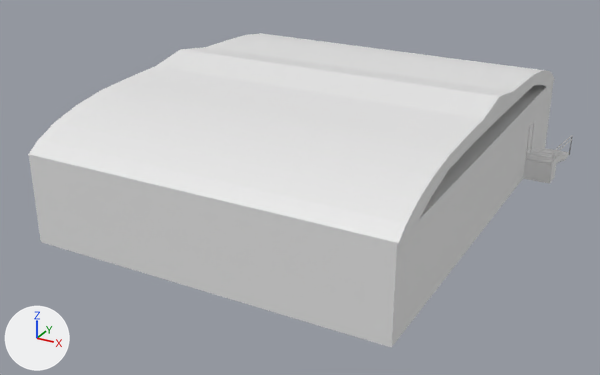
What one commit did to the FBX model PrimerJuego/Assets/Prefabs/Bunker.fbx.
The view is the same before and after, from a 50 mm camera at (32.8, -50.3, 31.1) aimed at (5.2, -0.2, 6.1). Every picture has the same lights, and +X, +Y and +Z are marked at lower left. Where no turn or scale is listed for an object, it has been applied to the vertices. Vertices at the same position are counted once.

Script lines for the objects in view, before the commit:
```python
mat_material = principled_material('Material')
mat_material.base_color = (0.8, 0.8, 0.8)  # white #e7e7e7
me_cube = bpy.data.meshes.new('Cube')
me_cube.from_pydata(...)  # 24 vertices, 22 faces; spans x -13.0..13.0, y -17.0..17.0, z -3.2..3.2
me_cube.materials.append(mat_material)  # white #e7e7e7
me_cube_001 = bpy.data.meshes.new('Cube.001')
me_cube_001.from_pydata(...)  # a box spanning x -1.03..1.03, y -0.79..0.79, z -0.11..0.11; a box spanning x -1.03..1.03, y 0.0..1.58, z -0.33..-0.11; a box spanning x -1.03..1.03, y 0.79..2.36, z -0.55..-0.33; a box spanning x -1.03..1.03, y 1.58..3.15, z -0.77..-0.55; a box spanning x -1.03..1.03, y 2.36..3.94, z -0.99..-0.77; a box spanning x -1.03..1.03, y 3.15..4.73, z -1.2..-0.99; a box spanning x -1.03..1.03, y 3.94..5.52, z -1.42..-1.2; a box spanning x -1.03..1.03, y 4.73..6.3, z -1.64..-1.42
me_cube_003 = bpy.data.meshes.new('Cube.003')
me_cube_003.from_pydata(...)  # a box spanning x -0.04..0.04, y -0.78..0.78, z -0.87..0.87
me_cube_004 = bpy.data.meshes.new('Cube.004')
me_cube_004.from_pydata(...)  # 60 vertices, 58 faces; spans x -1.07..1.07, y -0.04..7.13, z -0.8..1.86
me_cylinder = bpy.data.meshes.new('Cylinder')
me_cylinder.from_pydata(...)  # 58 vertices, 42 faces; spans x -13.0..13.0, y -17.0..17.1, z -0.1..3.2
ob_almacen = bpy.data.objects.new('Almacen', me_cube)
ob_almacen.location = (5.8, 2.63, 8.09)
ob_cube_001 = bpy.data.objects.new('Cube.001', me_cube_003)
ob_cube_001.location = (20.87, 13.34, 5.75)
ob_cube_002 = bpy.data.objects.new('Cube.002', me_cube_004)
ob_cube_002.location = (19.84, 12.51, 5.68)
ob_escaleras = bpy.data.objects.new('Escaleras', me_cube_001)
ob_escaleras.location = (19.8, 13.34, 6.51)
ob_techo = bpy.data.objects.new('Techo', me_cylinder)
ob_techo.location = (5.82, 2.58, 11.31)
```
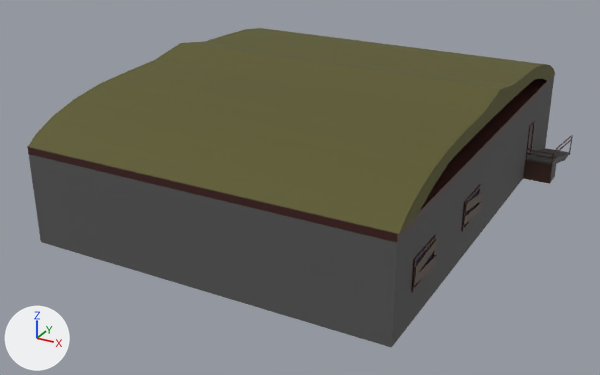
Diff of the bpy script that builds the scene:
```diff
--- a/PrimerJuego/Assets/Prefabs/Bunker.fbx.py
+++ b/PrimerJuego/Assets/Prefabs/Bunker.fbx.py
@@ mat_material @@
 mat_material = principled_material('Material')
-mat_material.base_color = (0.8, 0.8, 0.8)  # white #e7e7e7
+mat_material.base_color = (0.102, 0.096, 0.0212)  # dark yellow #5a5728
@@ mat_wood @@
+mat_wood = principled_material('Wood')
+mat_wood.base_color = (0.0452, 0.0085, 0.0064)  # dark red #3c1713
@@ me_cube_004 @@
 me_cube_004.from_pydata(...)  # 60 vertices, 58 faces; spans x -1.07..1.07, y -0.04..7.13, z -0.8..1.86
+me_cube_004.materials.append(mat_metal)  # brown #674e46
@@ me_cube @@
-me_cube.from_pydata(...)  # 24 vertices, 22 faces; spans x -13.0..13.0, y -17.0..17.0, z -3.2..3.2
+me_cube.from_pydata(...)  # 74 vertices, 71 faces; spans x -13.0..13.1, y -17.0..17.0, z -3.2..3.7
+# me_cube part 1
+# 8 faces are deleted
+# 38 vertices are added at x -13.0..13.1, y -14.5..10.7, z -3.2..3.2
+# 6 new vertices lie (0.0, 0.0, 0.5) away from vertices in x -13.0..13.0, y -17.0..17.0, z 3.2
+# 6 new vertices lie (0.0, 8.5, 0.0) away from vertices in x -13.0..13.0, y -17.0, z -3.2..3.7
+# 35 new faces join them, mat_wood (dark red #3c1713)
+# 20 new faces join them, mat_wall (dark grey #555555)
+# 2 new faces join them, mat_glass (dark blue #203471)
+# me_cube part 2: 4 faces spanning x -13.0..13.0, y -17.0..17.0, z -3.2..3.2 switch from mat_material (white #e7e7e7) to mat_wall (dark grey #555555)
+# me_cube part 3: 10 faces spanning x 13.0, y 10.0..11.4, z -1.4..1.2 switch from mat_material (white #e7e7e7) to mat_wood (dark red #3c1713)
+me_cube.materials.append(mat_glass)  # dark blue #203471
@@ me_cube_003 @@
 me_cube_003.from_pydata(...)  # 8 vertices, 6 faces; spans x -0.04..0.04, y -0.78..0.78, z -0.87..0.87
+me_cube_003.materials.append(mat_wall)  # dark grey #555555
@@ me_cylinder @@
 me_cylinder.from_pydata(...)  # 58 vertices, 42 faces; spans x -13.0..13.0, y -17.0..17.1, z -0.1..3.2
+me_cylinder.materials.append(mat_material)  # dark yellow #5a5728
@@ me_cube_001 @@
 me_cube_001.from_pydata(...)  # 64 vertices, 48 faces; spans x -1.03..1.03, y -0.79..6.3, z -1.64..0.11
+me_cube_001.materials.append(mat_wall)  # dark grey #555555
@@ me_cube_005 @@
+me_cube_005.from_pydata([(-0.09, -1.65, -0.15), (-0.08, -1.59, 0.46), (-0.02, 1.59, -0.46), (-0.01, 1.65, 0.15), (0.01, -1.65, -0.15), (0.02, -1.59, 0.46), (0.08, 1.59, -0.46), (0.09, 1.65, 0.15)], [], [(0, 1, 3, 2), (2, 3, 7, 6), (6, 7, 5, 4), (4, 5, 1, 0), (2, 6, 4, 0), (7, 3, 1, 5)])
+me_cube_005.materials.append(mat_wood2)  # brown #442e11
@@ me_cube_006 @@
+me_cube_006.from_pydata([(-0.05, -1.59, -0.46), (-0.05, -1.65, 0.15), (-0.05, 1.65, -0.15), (-0.05, 1.59, 0.46), (0.05, -1.59, -0.46), (0.05, -1.65, 0.15), (0.05, 1.65, -0.15), (0.05, 1.59, 0.46)], [], [(0, 1, 3, 2), (2, 3, 7, 6), (6, 7, 5, 4), (4, 5, 1, 0), (2, 6, 4, 0), (7, 3, 1, 5)])
+me_cube_006.materials.append(mat_wood2)  # brown #442e11
@@ me_cube_001_1 @@
+me_cube_001_1.from_pydata([(-0.05, -1.66, -0.04), (-0.05, -1.56, 0.56), (-0.05, 1.56, -0.56), (-0.05, 1.66, 0.04), (0.05, -1.66, -0.04), (0.05, -1.56, 0.56), (0.05, 1.56, -0.56), (0.05, 1.66, 0.04)], [], [(0, 1, 3, 2), (2, 3, 7, 6), (6, 7, 5, 4), (4, 5, 1, 0), (2, 6, 4, 0), (7, 3, 1, 5)])
+me_cube_001_1.materials.append(mat_wood2)  # brown #442e11
@@ me_cube_007 @@
+me_cube_007.from_pydata([(-0.09, -1.64, -0.22), (-0.08, -1.61, 0.39), (-0.02, 1.61, -0.39), (-0.01, 1.64, 0.22), (0.01, -1.64, -0.22), (0.02, -1.61, 0.39), (0.08, 1.61, -0.39), (0.09, 1.64, 0.22)], [], [(0, 1, 3, 2), (2, 3, 7, 6), (6, 7, 5, 4), (4, 5, 1, 0), (2, 6, 4, 0), (7, 3, 1, 5)])
+me_cube_007.materials.append(mat_wood2)  # brown #442e11
@@ ob_techo @@
 ob_techo = bpy.data.objects.new('Techo', me_cylinder)
-ob_techo.location = (5.82, 2.58, 11.31)
+ob_techo.location = (5.82, 2.58, 11.81)
@@ ob_cube_003 @@
+ob_cube_003 = bpy.data.objects.new('Cube.003', me_cube_005)
+ob_cube_003.location = (18.9, -1.6, 7.65)
@@ ob_cube_004 @@
+ob_cube_004 = bpy.data.objects.new('Cube.004', me_cube_006)
+ob_cube_004.location = (18.9, -10.17, 8.51)
@@ ob_cube @@
+ob_cube = bpy.data.objects.new('Cube', me_cube_001_1)
+ob_cube.location = (18.9, -1.6, 8.51)
@@ ob_cube_005 @@
+ob_cube_005 = bpy.data.objects.new('Cube.005', me_cube_007)
+ob_cube_005.location = (18.9, -10.17, 7.65)
```

What differs and where, as boxes (x1, y1, x2, y2) in the pictures (600 x 375 px):
'Techo', recoloured, moved (grey to yellow): before (28, 33, 555, 244); after (27, 28, 555, 235)
'Almacen', recoloured, reshaped: before (29, 81, 554, 348); after (28, 76, 554, 348)
'Cube.002', recoloured: (523, 135, 573, 184) in both
'Escaleras', recoloured: (525, 148, 569, 164) in both
'Cube.004', added: after (414, 239, 437, 276)
'Cube.005', added: after (414, 255, 437, 286)
'Cube.003', added: after (463, 203, 481, 225)
'Cube', added: after (464, 192, 482, 212)
'Cube.001', recoloured: (550, 156, 557, 183) in both
part 1 of me_cube, built on: before (30, 83, 552, 346); after (28, 76, 554, 346)
part 2 of me_cube, recoloured: (29, 81, 554, 348) in both
part 3 of me_cube, recoloured: (526, 121, 535, 158) in both
